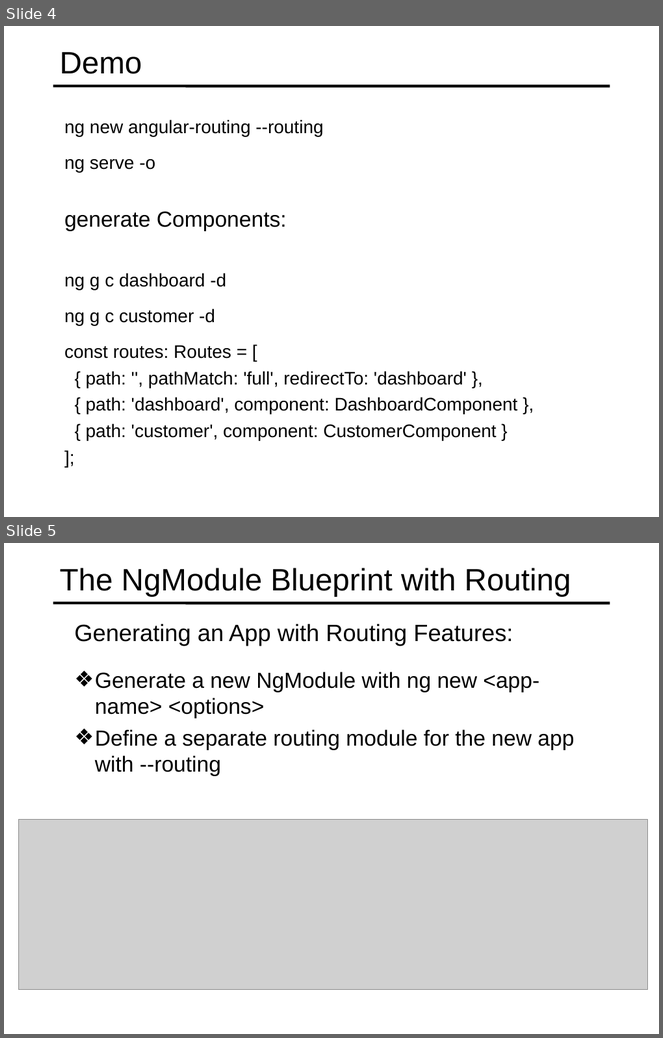
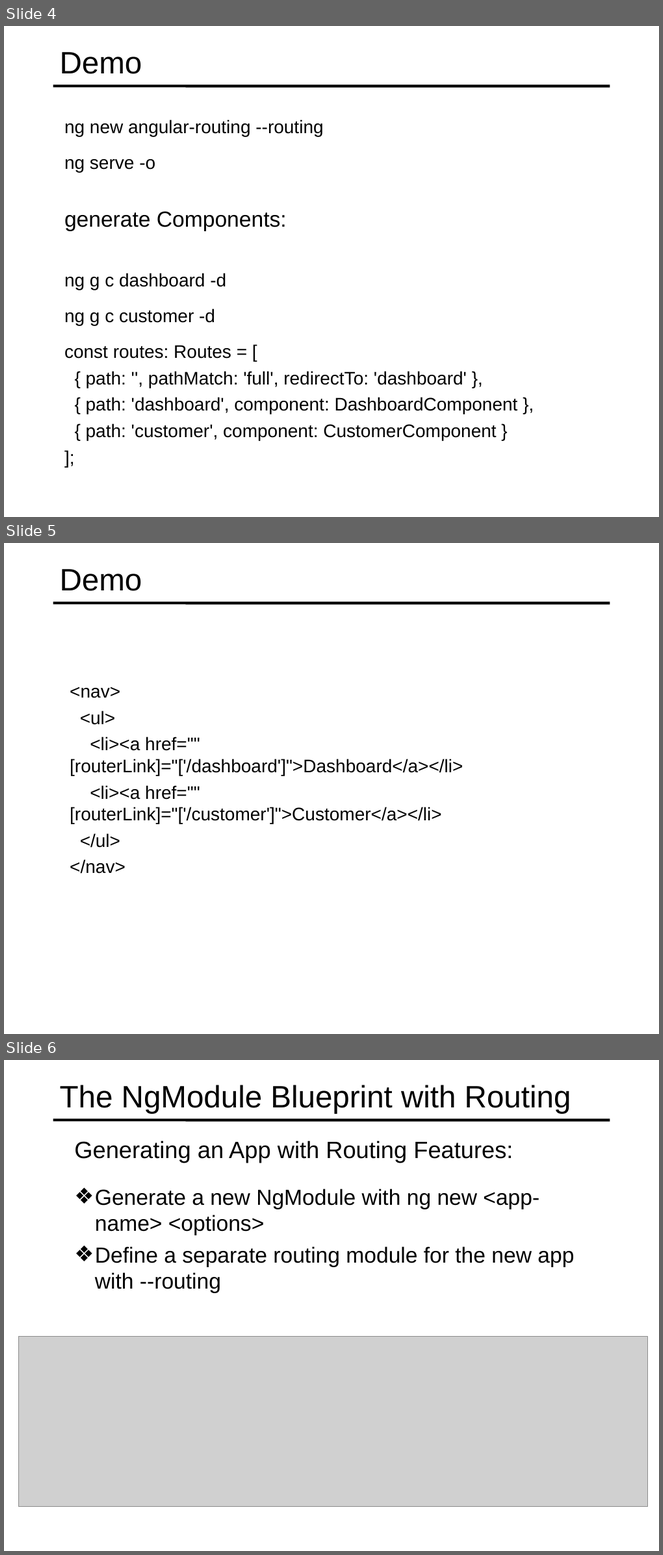
Before and after one commit to specter01wj/Jago_Link_Training, a slide deck: Angular/Angular7/Angular CLI/5.Generating Routing Features/L5_Generating Routing Features.ppt. Shown one above the other, each under a label of ours: slides 4 and 5 before the commit, slides 4, 5 and 6 after it. The pictures are 663x1038 and 663x1555 pixels, drawn with LibreOffice and Linux fonts; fonts in the diff are those of the drawing; grey boxes stand for pictures. Boxes give left, top, right and bottom in pixels: in the first picture for what was removed or moved away, otherwise in the second. Text is boxed around its words. In the diff, an @@ line names an element or a change of style, - is before the commit and + after.

```diff
--- a/Angular/Angular7/Angular CLI/5.Generating Routing Features/L5_Generating Routing Features.ppt
+++ b/Angular/Angular7/Angular CLI/5.Generating Routing Features/L5_Generating Routing Features.ppt
@@ slide 5 added at [4,543,659,1034], background #FFFFFF; not listed: 1 template element that a slide beside it also shows @@
@@ title added at [60,569,142,591], 34 pt, text #000000 @@
+Demo
@@ text added at [70,687,463,874], 20 pt, text #000000 @@
+  <nav>
+  <ul>
+  <li><a href="" [routerLink]="['/dashboard']">Dashboard</a></li>
+  <li><a href="" [routerLink]="['/customer']">Customer</a></li>
+  </ul>
+  </nav>
@@ what was slide 5 is now slide 6 @@
```
Also in this commit, not shown: 1 other slide added.
